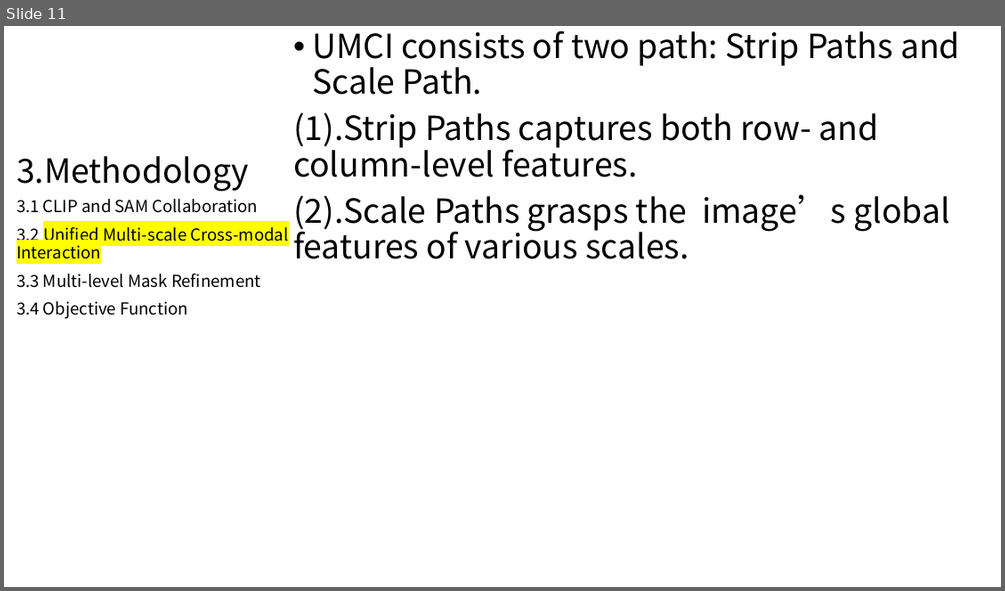
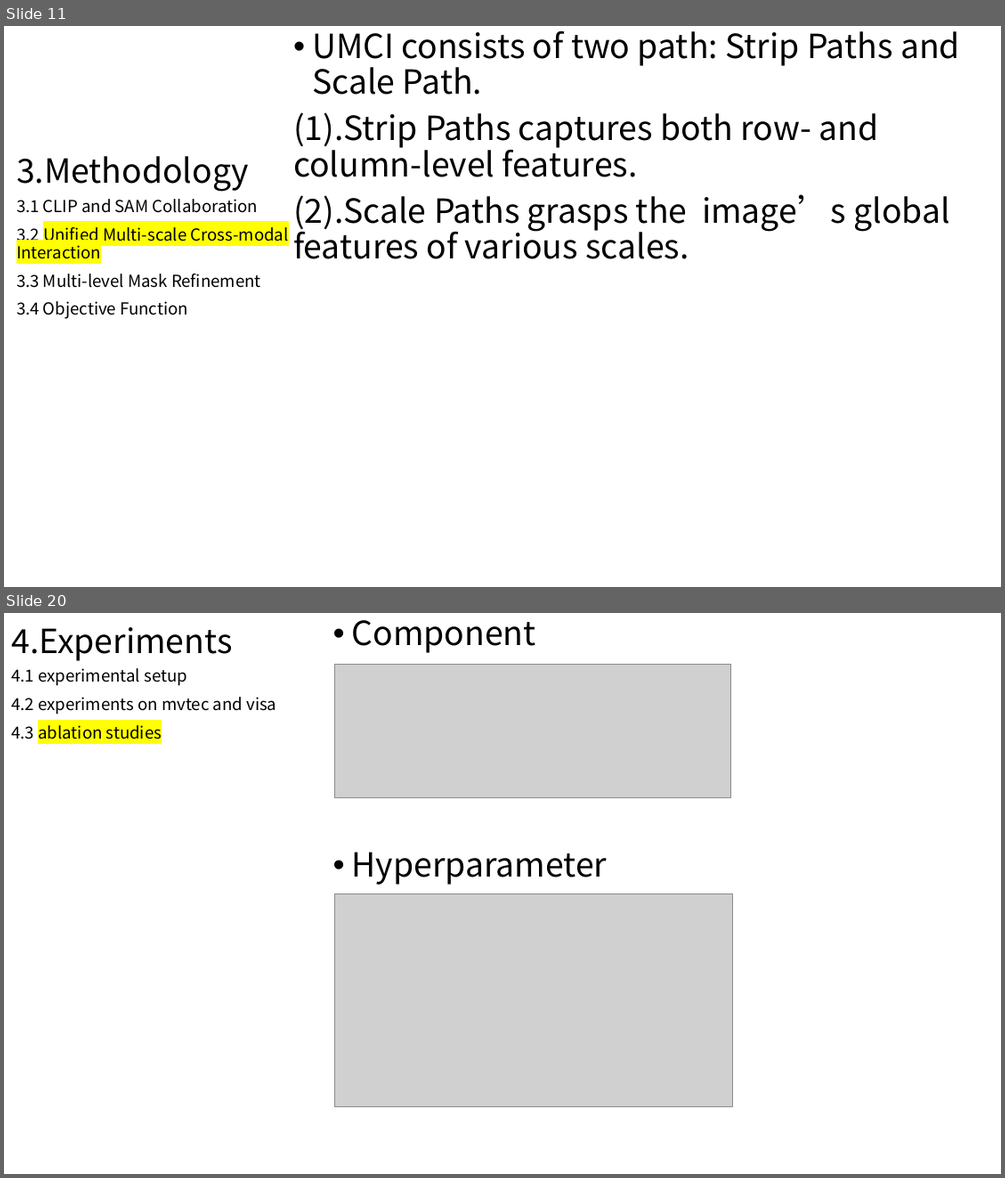
Before and after one commit to wushengxin2012/fileRepository, a slide deck: SAM-CLIP-2401.12665v2.pptx. Shown one above the other, each under a label of ours: slide 11 before the commit, slides 11 and 20 after it; the slides between them are not shown. The pictures are 1005x591 and 1005x1178 pixels, drawn with LibreOffice and Linux fonts; fonts in the diff are those of the drawing; grey boxes stand for pictures. Boxes give left, top, right and bottom in pixels: in the first picture for what was removed or moved away, otherwise in the second. Text is boxed around its words. In the diff, an @@ line names an element or a change of style, - is before the commit and + after.

```diff
--- a/SAM-CLIP-2401.12665v2.pptx
+++ b/SAM-CLIP-2401.12665v2.pptx
@@ slide 20 added at bbox=[4, 613, 1001, 1174], background #FFFFFF @@
@@ title added at bbox=[11, 627, 232, 661], 32 pt, text #000000 @@
+4.Experiments
@@ text added at bbox=[352, 620, 607, 884], 32 pt, text #000000 @@
+• Component
+• Hyperparameter
@@ picture added at bbox=[334, 664, 731, 798] @@
@@ text added at bbox=[11, 668, 276, 739], 16 pt, text #000000 @@
+4.1 experimental setup
+4.2 experiments on mvtec and visa
+4.3 ablation studies
@@ picture added at bbox=[334, 893, 732, 1107] @@
```
Also in this commit, not shown: 1 slide changed, 7 other slides added, 2 other files.
